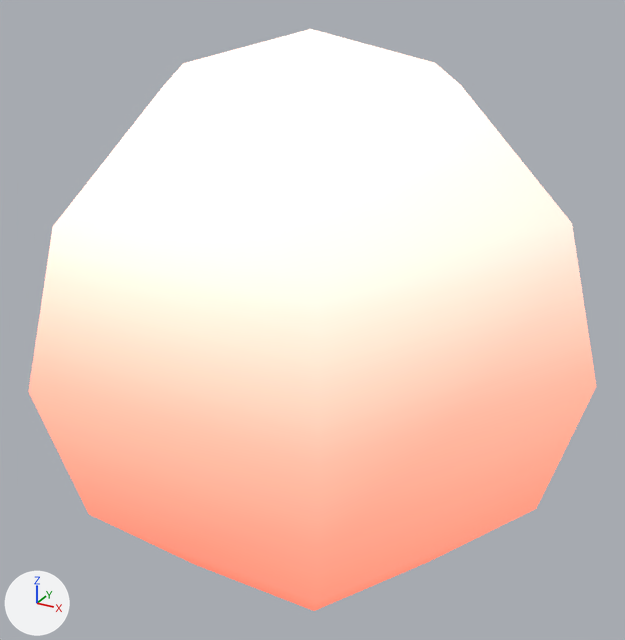
The FBX model Assets/Bundled/Games/RhythmRally/Models/stageLmodel.fbx: old version first, new version second.
Rendered twice from a 50 mm camera at (250.0, -452.0, 228.0) aimed at (0.0, 1.0, 2.0). Arrows for +X, +Y and +Z are at lower left; the lights stay in place. The older version comes first. Where no turn or scale is listed for an object, it has been applied to the vertices.

Script lines for the objects in view, before the commit:
```python
me_mesh_1 = bpy.data.meshes.new('mesh_1_')
me_mesh_1.from_pydata(...)  # a UV sphere (6 segments, 6 rings, poles along z) spanning x -182.0..182.0, y -157.0..157.0, z -182.0..182.0
me_mesh_1.materials.append(mat_cakemt_mat)
ob_vsn_mesh_1 = bpy.data.objects.new('vsn_mesh_1_', me_mesh_1)
ob_vsn_mesh_1.location = (0.0, 0.0, 0.0)
```
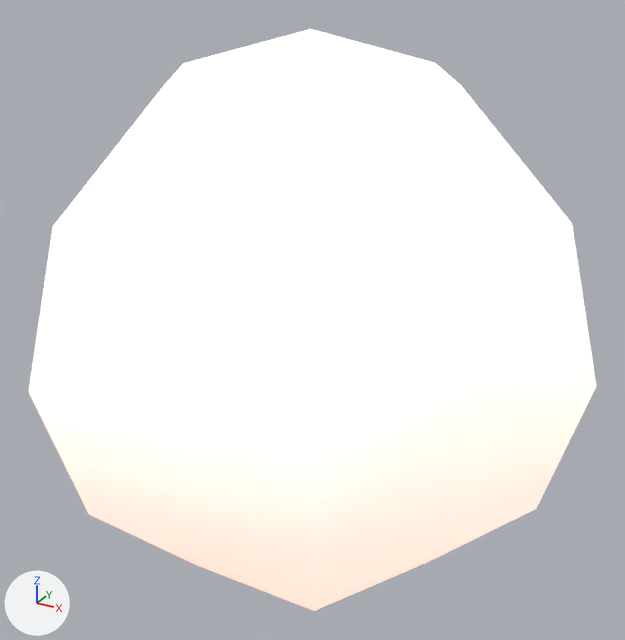
Changed parts and their boxes [x1, y1, x2, y2] in the pictures (625 x 640 px):
```json
{"object": "vsn_mesh_1_", "change": "surface changed", "before": [29, 64, 596, 611], "after": [29, 64, 596, 611], "on screen": "beige to white"}
```

Scene script edits in JSON lines:
```json
{"op": "set", "path": "img_l_stage_png", "old": "load_image('L_stage.png', 'materials/field/L_stage.png', 4000, 4000, 'sRGB')", "new": "load_image('L_stage.png', 'materials/field/L_stage.png', 4000, 4000, 'Non-Color')"}
{"block": "me_mesh_1", "where": "me_mesh_1.from_pydata(...)  # 32 vertices, 60 faces; spans x -182.0..182.0, y -157.0..157.0, z -182.0..182.0"}
{"block": "me_mesh_1", "where": "# used by ob_vsn_mesh_1; location = (0.0, 0.0, 0.0)"}
{"block": "me_mesh_1", "change": "me_mesh_1 part 1: texture (UV) coordinates of 60 of 60 faces, centred in x -143.0..143.0, y -150.0..150.0, z -166.0..166.0, changed; they spanned u 0.26..0.52, v 0.88..0.98 and now span u 0.26..0.52, v 0.9..1.0"}
```
